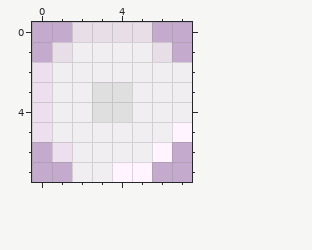
One commit to this pixel-art file: rawSprites/recoil/normal_blt.aseprite. The picture above was drawn from the file before the commit.
8x8 pixels, 1 frame.
Once edited:
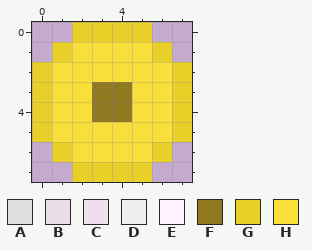
Palette (. is transparent): A #dfdfdf  B #e8dee7  C #eddfed  D #f1eef1  E #fff4ff  F #917922  G #e9d029  H #f8df3a
The exact change:
Changed rows in their new state; - is an unchanged pixel.
first column x 0:
0 --GGGG--
1 -GHHHHG-
2 GHHHHHHG
3 GHHFFHHG
4 GHHFFHHG
5 GHHHHHHG
6 -GHHHHG-
7 --GGGG--
Boxes around the changes in both pictures, in picture pixels (x1, y1, x2, y2):
changed: (32, 22, 192, 182)
